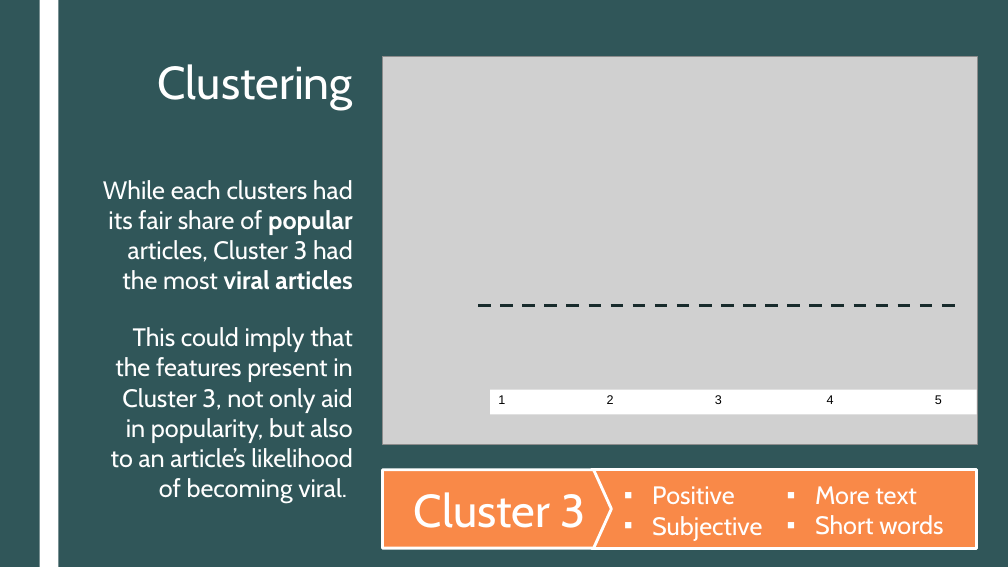
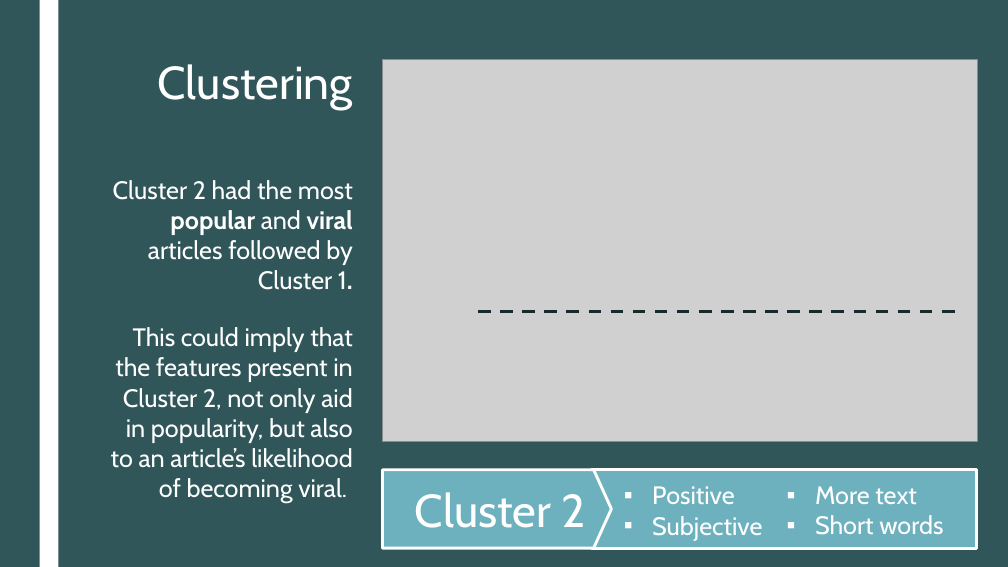
Before and after one commit to taracrutchfield/CapstoneTwo_ArticleShares, a slide deck: slide 9 of Capstone II Slide Deck PPT.pptx. Drawn at 1008x567 pixels with LibreOffice and Linux fonts; fonts in the diff are those of the drawing; grey boxes stand for pictures. Boxes give left, top, right and bottom in pixels: in the first picture for what was removed or moved away, otherwise in the second. Text is boxed around its words. In the diff, an @@ line names an element or a change of style, - is before the commit and + after.

Commit message:
editing slides

```diff
--- a/Capstone II Slide Deck PPT.pptx
+++ b/Capstone II Slide Deck PPT.pptx
@@ picture: place and size @@
-picture at [383,56,977,445]
+picture at [383,60,977,442]
@@ text at [111,180,353,503]: text changed @@
-While each clusters had its fair share of popular articles, Cluster 3 had the most viral articles
-This could imply that the features present in Cluster 3, not only aid in popularity, but also to an article’s likelihood of becoming viral.
+Cluster 2 had the most popular and viral articles followed by Cluster 1.
+This could imply that the features present in Cluster 2, not only aid in popularity, but also to an article’s likelihood of becoming viral.
@@ line moved from (478, 306) - (963, 306) to (478, 312) - (963, 312) @@
@@ rectangle removed at [490,389,977,414] @@
@@ text removed at [498,395,942,404] @@
-1 2 3 4 5
@@ right arrow "Cluster 2" at [383,470,612,548]: fill #F98948 to #6DB1BF @@
@@ rectangle at [592,470,977,548]: fill #F98948 to #6DB1BF @@
@@ text in right arrow at [415,492,586,528]: text changed @@
-Cluster 3
+Cluster 2
```
Also in this commit, not shown: 1 other slide changed, 2 other files.
